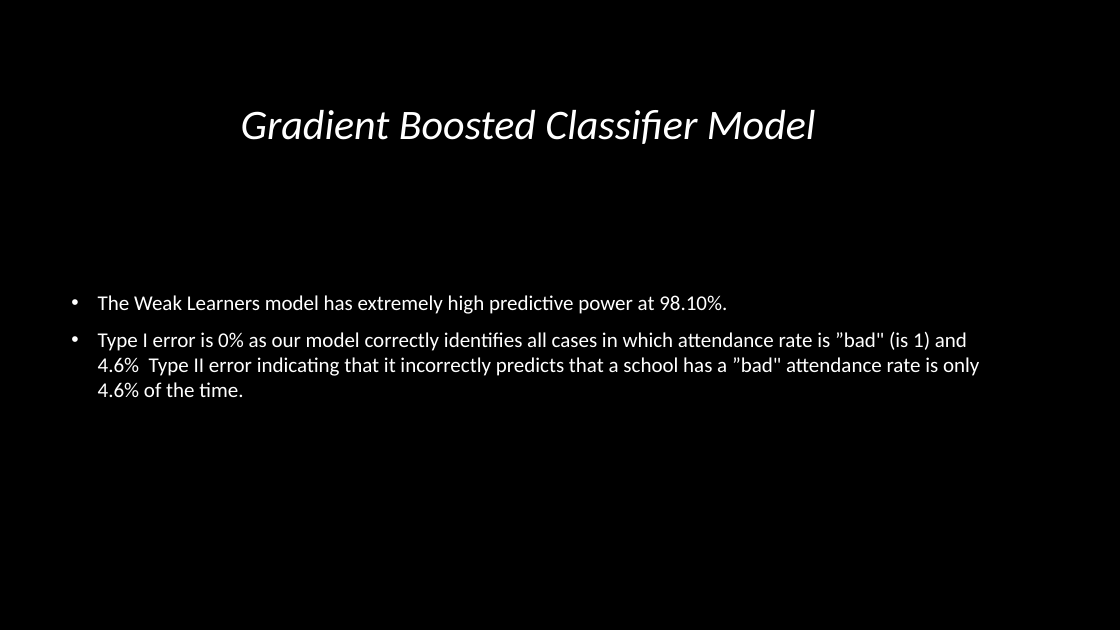
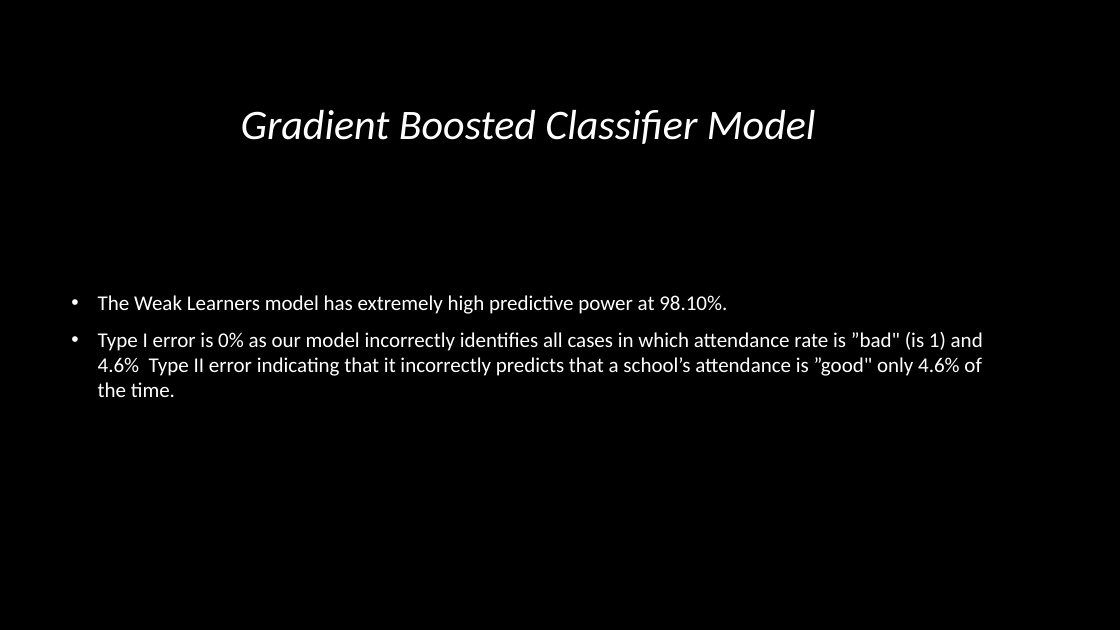
Before and after one commit to ayan1995/Thinkful, a slide deck: slide 18 of Bootcamp/Unit 3 Deeper into Supervised Learning/Supervised Learning Capstone/data-science-for-good/PASSNYC Capstone Predicting Attendance .pptx (slide 21 before the commit). Drawn at 1120x630 pixels with LibreOffice and Linux fonts; fonts in the diff are those of the drawing; background and template pictures are left out. Boxes give left, top, right and bottom in pixels: in the first picture for what was removed or moved away, otherwise in the second. Text is boxed around its words. In the diff, an @@ line names an element or a change of style, - is before the commit and + after.

Commit message:
Predicting Attendance Capstone

```diff
--- a/Bootcamp/Unit 3 Deeper into Supervised Learning/Supervised Learning Capstone/data-science-for-good/PASSNYC Capstone Predicting Attendance .pptx
+++ b/Bootcamp/Unit 3 Deeper into Supervised Learning/Supervised Learning Capstone/data-science-for-good/PASSNYC Capstone Predicting Attendance .pptx
@@ text at [98,332,983,397]: text changed @@
-• Type I error is 0% as our model correctly identifies all cases in which attendance rate is ”bad" (is 1) and 4.6% Type II error indicating that it incorrectly predicts that a school has a ”bad" attendance rate is only 4.6% of the time.
+• Type I error is 0% as our model incorrectly identifies all cases in which attendance rate is ”bad" (is 1) and 4.6% Type II error indicating that it incorrectly predicts that a school’s attendance is ”good" only 4.6% of the time.
```
Also in this commit, not shown: 4 other slides changed, 3 slides removed, 2 other files.
